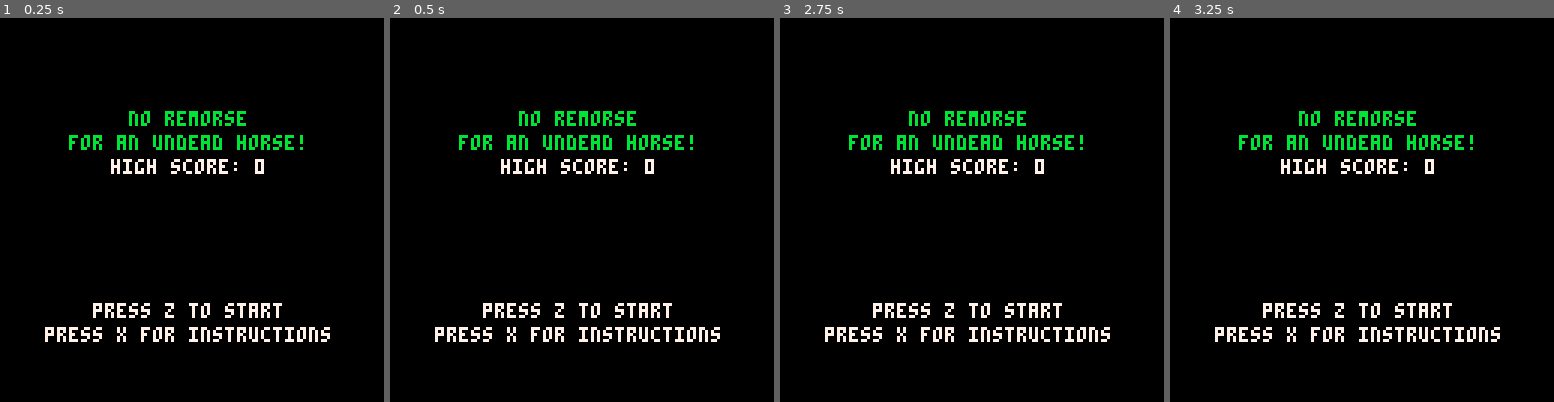
Above: before the commit, frames 1-4 (left to right).
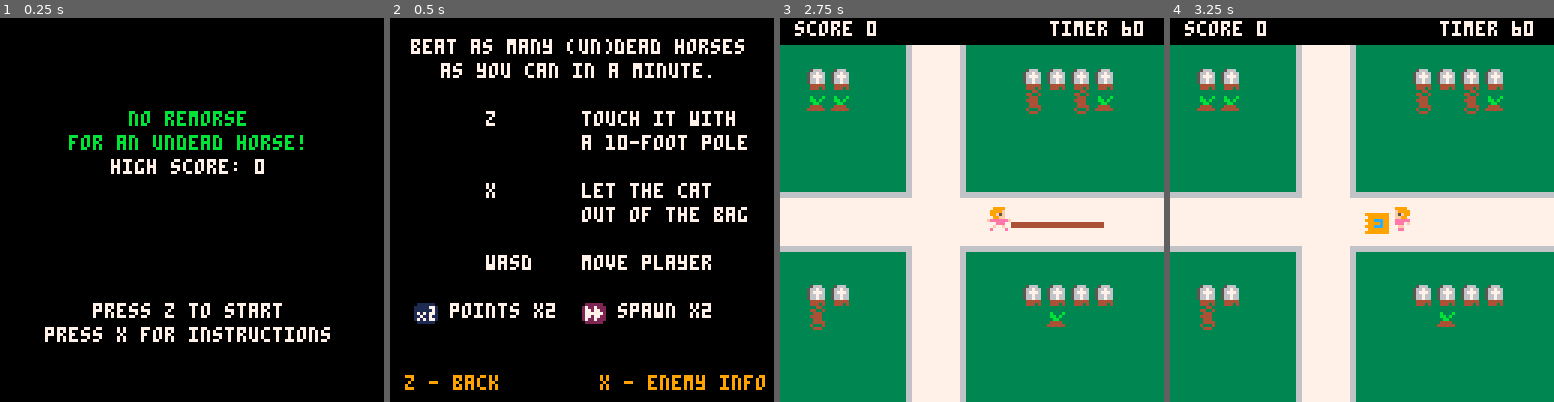
Above: after the commit, the same moments.

Repository: adkinsrs/NoRemorseForAnUndeadHorse
Game: PICO-8 cartridge no_remorse_for_an_undead_horse.p8
The game is run twice, just before and just after one commit, with the same random seed, the same clock (stepped at 60 frames per second) and the same inputs.
Inputs:
- Up to frame 1 (0.25 s): no input
- Up to frame 2 (0.5 s): tap X (X key) at 0.33 s
- Up to frame 3 (2.75 s): tap O (Z key) at 0.7, 1.7, 2.1, 2.5 s; tap X (X key) at 1.07, 1.85 s; hold Right 1.6-2.1 s; hold Up 2.15-2.42 s; hold Right from 2.47 s (still down)
- Up to frame 4 (3.25 s): tap O (Z key) at 2.9 s; tap X (X key) at 2.97 s; release Right at 3.03 s; hold Left from 3.08 s (still down)

Frame 1 is identical in both runs. In frame 2, 12% of the frame differs, in the area x 3-98%, y 5-97%; in frame 3, 93%, in the area x 0-100%, y 0-100%; in frame 4, 93%.

Commit message:
added music

Diff:
--- a/no_remorse_for_an_undead_horse.p8
+++ b/no_remorse_for_an_undead_horse.p8
@@ -7,6 +7,8 @@
 -- game loop
 function _init()
 	cls()
+	played_once=false
+	music_playing=false
 	scene=0
 	score=0
 	hiscore=0
@@ -104,10 +106,11 @@
 -- update fxns
 function titleupdate()
 	--prevent user from clicking through too fast
-	if (time() - last) < 20 then
+	if played_once and (time() - last) < 1 then
 		return
 	end
 	if btnp(4) then
+		sfx(-1)
 		scene=1
 	elseif btnp(5) then
 		scene=2
@@ -130,6 +133,13 @@
 end
 
 function gameupdate()
+	-- track is about 30 secs long
+	if not music_playing then
+		music_playing = true
+		music(0)
+	end
+	if timer==900 then music_playing=false end
+
 	timer-=1
 	--colon implies "self" passed as arg
 	player:upd()
@@ -154,10 +164,12 @@
 	end
 
 	if timer==0 then
+		music(-1)	--stop music
 		hiscore=max(hiscore,score)
 		scene=0
 		timer=1800
 		last=time()
+		played_once=true
 	end
 end
 
@@ -263,11 +275,11 @@
 function spawn_powerup()
 	local types = {"pts_up", "enemy_up"}
 	local type=rnd(types)
-	local sp=type=="pts_up" and 32 or 33
+	local sp = type=="pts_up" and 32 or 33
 	add(pwrups, {
 		t=0
 		,type=type
-		,sp=sp
+		,s=sp
 		,x=flr(rnd(120))
 		,y=flr(rnd(112))+8
 		,w=8
@@ -278,7 +290,7 @@
 end
 
 function pwrupupdate(self)
-	if self.t==150 then
+	if self.t==90 then
 		del(pwrups,self)
 		return
 	end
@@ -299,39 +311,22 @@
 end
 
 function pwrupdraw(self)
-	spr(self.sp,self.x, self.y)
+	spr(self.s,self.x, self.y)
 end
 
 function spawn_enemy(timer)
-	local lr=true
-	local dx=-1
-	local dy=-1
-	if rnd(1)<0.5 then dx=1 end
-	if rnd(1)<0.5 then dy=1 end
-	if rnd(1)<0.5 then lr=false end
-
 	local horsefunc = {addhorse} --horse
 	if timer<51 then add(horsefunc, addeligor) end	--eligor
 	if timer<41 then add(horsefunc, addarmor) end	--armor
-
-	add(enemies, rnd(horsefunc)(dx, dy, lr))
-
-end
-
-function addhorse(dx, dy, lr)
-	return {
-		s=6
-		,alive=true
-		,x=(lr and (dx>0 and 0 or 119) or flr(rnd(120)))
-		,y=(lr and flr(rnd(112)) or (dy>0 and 0 or 111))+8
-		,w=8
-		,h=8
-		,dx=(lr and dx or 0)
-		,dy=(lr and 0 or dy)
-		,t=0
-		,upd=horseupdate
-		,draw=horsedraw
-	}
+	e=init_enemy()
+	add(enemies, rnd(horsefunc)(e))
+end
+
+function addhorse(e)
+	e.s=6
+	e.upd=horseupdate
+	e.draw=horsedraw
+	return e
 end
 
 function horseupdate(self)
@@ -368,20 +363,13 @@
 	spr(self.s,self.x,self.y,1,1,(self.dx>0 and true))
 end
 
-function addeligor(dx, dy, lr)
-	return {
-		s=12
-		,alive=true
-		,x=(lr and (dx>0 and 0 or 119) or flr(rnd(120)))
-		,y=(lr and flr(rnd(112)) or (dy>0 and 0 or 111))+8
-		,w=16
-		,h=16
-		,dx=(lr and dx or 0)
-		,dy=(lr and 0 or dy)
-		,t=0
-		,upd=eligorupdate
-		,draw=eligordraw
-	}
+function addeligor(e)
+	e.s=12
+	e.w*=2
+	e.h*=2
+	e.upd=eligorupdate
+	e.draw=eligordraw
+	return e
 end
 
 function eligorupdate(self)
@@ -423,20 +411,11 @@
 	spr(self.s,self.x,self.y,w,h,(self.dx>0 and true))
 end
 
-function addarmor(dx, dy, lr)
-	return {
-		s=16
-		,alive=true
-		,x=(lr and (dx>0 and 0 or 119) or flr(rnd(120)))
-		,y=(lr and flr(rnd(112)) or (dy>0 and 0 or 111))+8
-		,w=8
-		,h=8
-		,dx=(lr and dx or 0)
-		,dy=(lr and 0 or dy)
-		,t=0
-		,upd=armorupdate
-		,draw=horsedraw --same as horse
-	}
+function addarmor(e)
+	e.s=16
+	e.upd=armorupdate
+	e.draw=horsedraw	--same as horse
+	return e
 end
 
 function armorupdate(self)
@@ -466,8 +445,8 @@
 			pole.active = false
 		end
 		if (collide(cat,self) and cat.active) then
-			cat.active = false
-			bomb.active = true
+			--force explosion
+			cat.t=31
 			sfx(1)
 			kill_enemy(self)
 
@@ -477,6 +456,25 @@
 			kill_enemy(self)
 		end
 	end
+end
+
+function init_enemy()
+	local lr=true
+	local dx=-1
+	local dy=-1
+	if rnd(1)<0.5 then dx=1 end
+	if rnd(1)<0.5 then dy=1 end
+	if rnd(1)<0.5 then lr=false end
+	return {
+		alive=true
+		,x=(lr and (dx>0 and 0 or 119) or flr(rnd(120)))
+		,y=(lr and flr(rnd(112)) or (dy>0 and 0 or 111))+8
+		,w=8
+		,h=8
+		,dx=(lr and dx or 0)
+		,dy=(lr and 0 or dy)
+		,t=0
+	}
 end
 
 function kill_enemy(self)
@@ -667,8 +665,6 @@
 		self.active=false
 		self.t=0
 		self.r=1
-		self.x=cat.x
-		self.y=cat.y
 		self.w=8
 		self.h=8
 	end
Not shown, changed: the music (__music__) section of no_remorse_for_an_undead_horse.p8
Not shown, changed: the sound effects (__sfx__) section of no_remorse_for_an_undead_horse.p8
